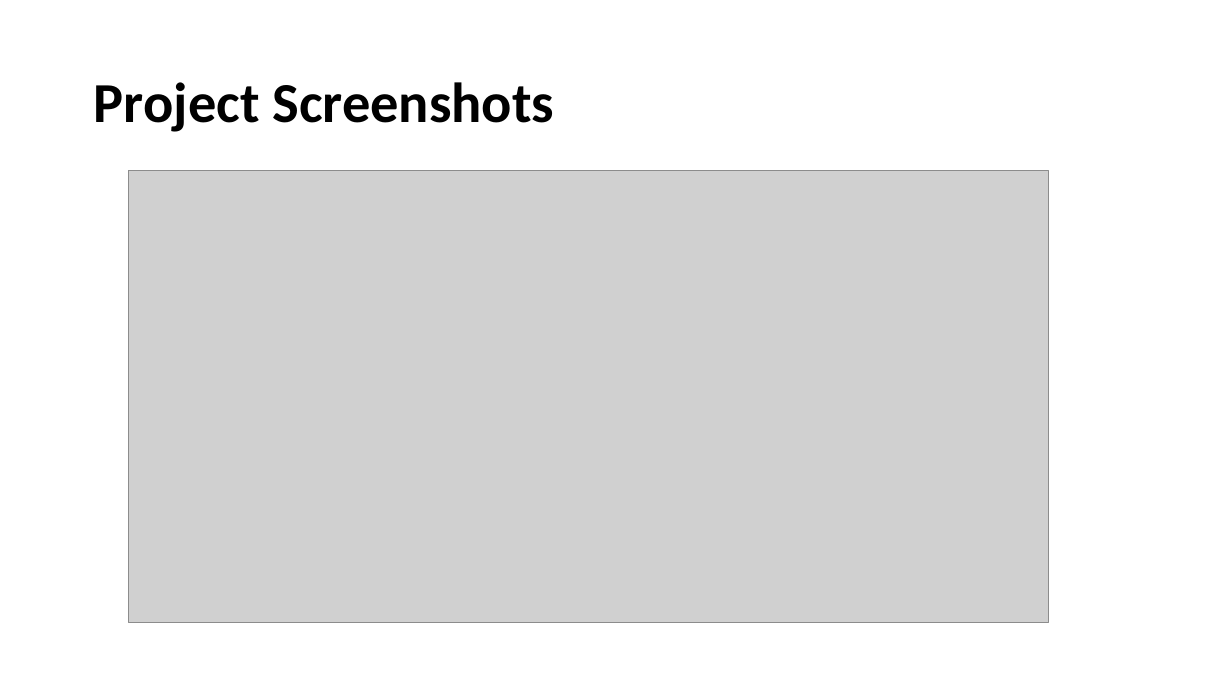
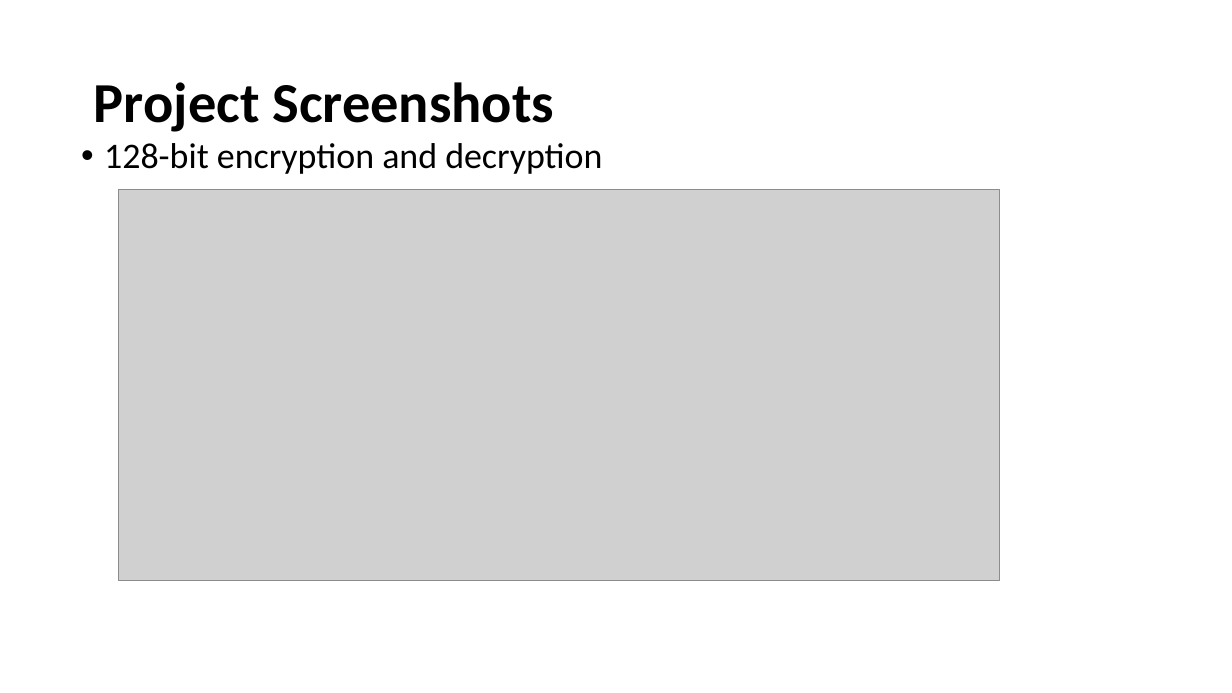
Before and after one commit to himajakethiri/securityalgorithm, a slide deck: slide 7 of Final Project/Advanced Encryption Standard(AES).pptx. Drawn at 1232x693 pixels with LibreOffice and Linux fonts; fonts in the diff are those of the drawing; grey boxes stand for pictures. Boxes give left, top, right and bottom in pixels: in the first picture for what was removed or moved away, otherwise in the second. Text is boxed around its words. In the diff, an @@ line names an element or a change of style, - is before the commit and + after.

Commit message:
Final project updated

```diff
--- a/Final Project/Advanced Encryption Standard(AES).pptx
+++ b/Final Project/Advanced Encryption Standard(AES).pptx
@@ text added at [104, 143, 602, 174], 28 pt, text #000000 @@
+• 128-bit encryption and decryption
@@ picture: place and size @@
-picture at [128, 171, 1049, 623]
+picture at [118, 190, 1000, 581]
```
Also in this commit, not shown: 3 other slides changed, 3 slides added, 3 slides removed.
